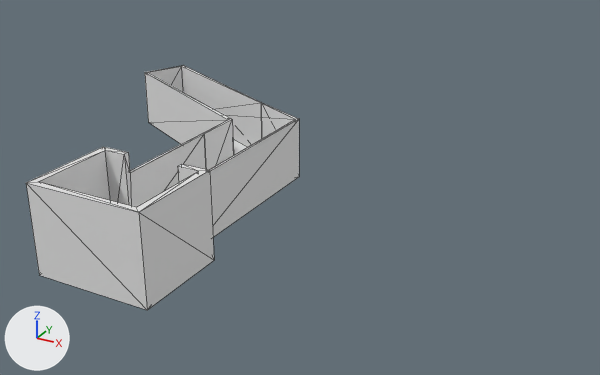
An edit to the glTF model maze.glb, drawn before and after from the same camera.
Rendered twice from a 50 mm camera at (38.4, -42.6, 31.4) aimed at (6.8, 15.0, 2.6). Every picture has the same lights, and +X, +Y and +Z are marked at lower left. Mesh edges are drawn as thin lines. Vertices at the same position are counted once.

Objects in the first picture: 'maze'.
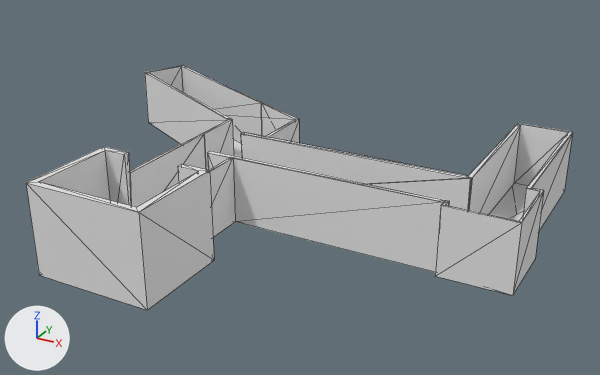
Pixel boxes (x1, y1, x2, y2) of what changed, in the pictures (600 x 375 px):
'maze', reshaped (100% wider)
    before: (26, 65, 299, 310)
    after: (26, 65, 573, 310)
part 1 of me_cube_008, built on
    before: (124, 72, 299, 237)
    after: (124, 72, 573, 296)

The edits, one by one:
me_cube_008 is used by ob_maze; location (-9.44, 25.09, 2.76); rotation (0.0, 0.0, -2.037), in degrees (0, 0, -117); scale (-2.42, -10.4, -2.56).
me_cube_008 had 79 vertices, 154 faces and spanned x -9.96..1.12, y -2.51..1.0, z -1.95..1.0.
me_cube_008 now has 157 vertices, 308 faces and spans x -9.96..8.58, y -3.76..1.0, z -1.95..1.0.
Part 1, on me_cube_008:
51 faces are deleted.
61 vertices are added at x -3.51..8.58, y -3.76..-1.21, z -1.28..1.0.
11 new vertices lie (0.0, 0.0, -2.28) away from vertices in x -3.04..8.58, y -3.76..-1.43, z 1.0.
6 new vertices lie (0.0, 0.0, 2.15) away from vertices in x -3.51..-1.0, y -1.65..-1.21, z -1.28.
205 new faces join them.
